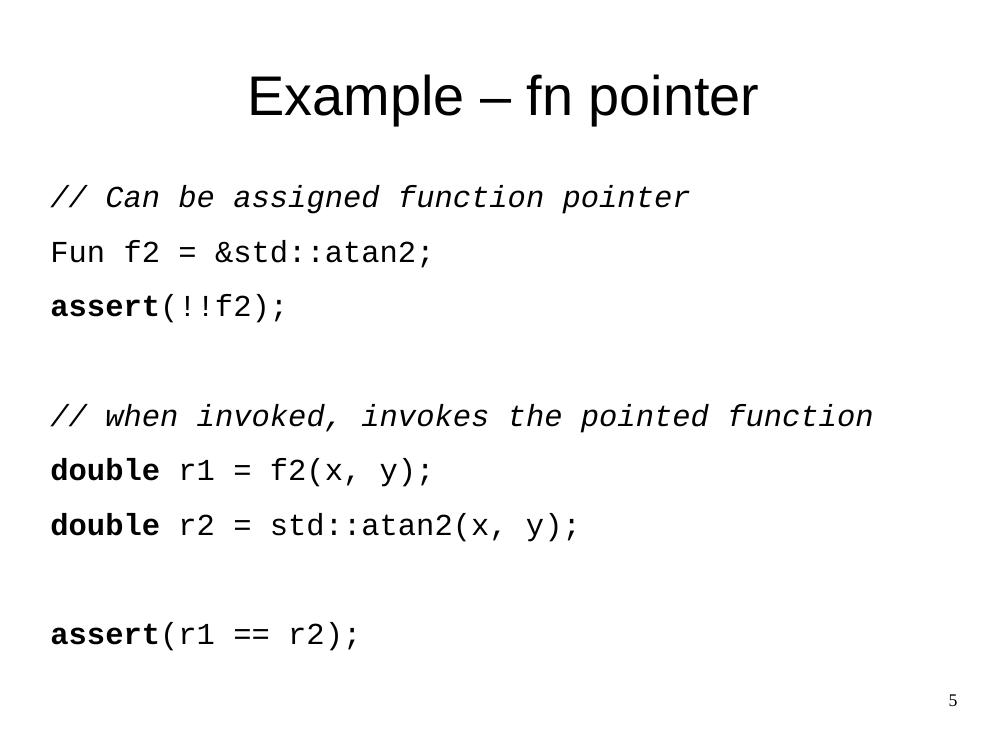
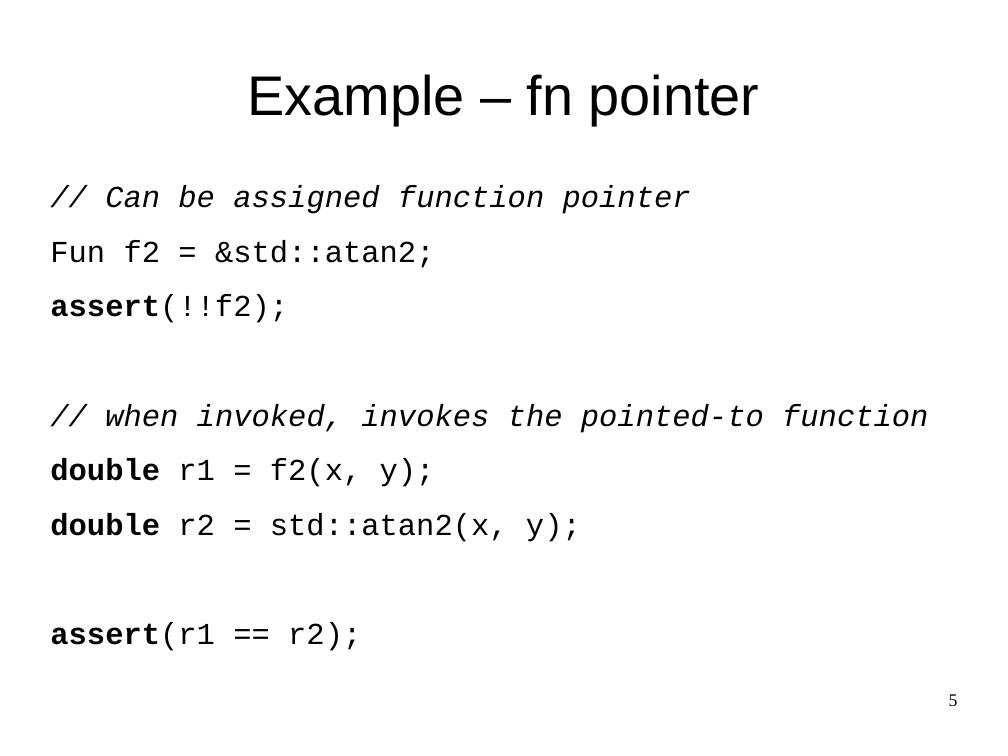
Before and after one commit to maciekgajewski/demystifying_std_function, a slide deck: slide 5 of demystifying-std-function.odp. Drawn at 1008x756 pixels with LibreOffice and Linux fonts; fonts in the diff are those of the drawing. Boxes give left, top, right and bottom in pixels: in the first picture for what was removed or moved away, otherwise in the second. Text is boxed around its words. In the diff, an @@ line names an element or a change of style, - is before the commit and + after.

```diff
--- a/demystifying-std-function.odp
+++ b/demystifying-std-function.odp
@@ text at <box>105,404,928,433</box>: text changed @@
-// when invoked, invokes the pointed function
+// when invoked, invokes the pointed-to function
```
Also in this commit, not shown: 1 other slide changed.
